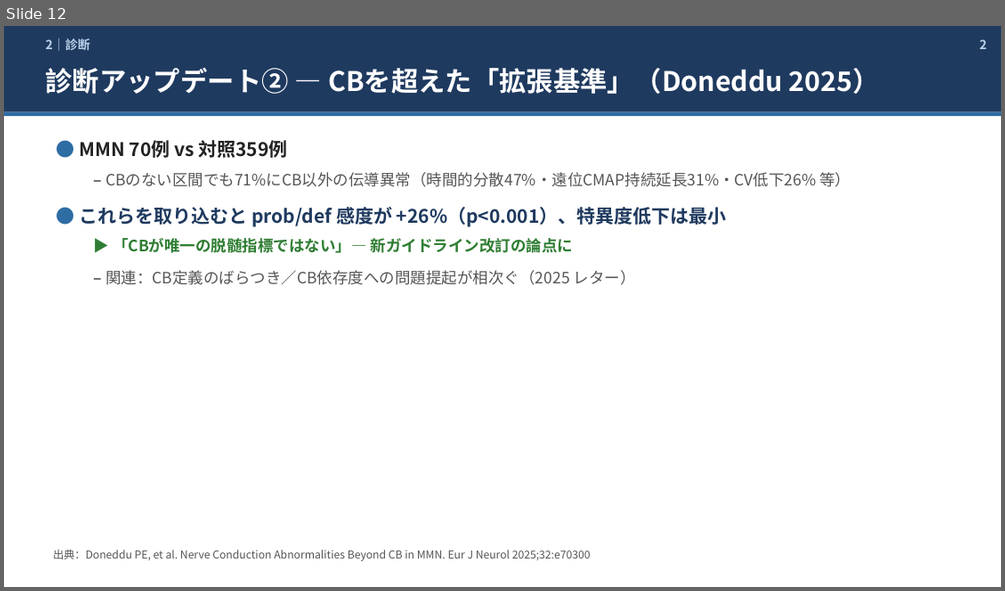
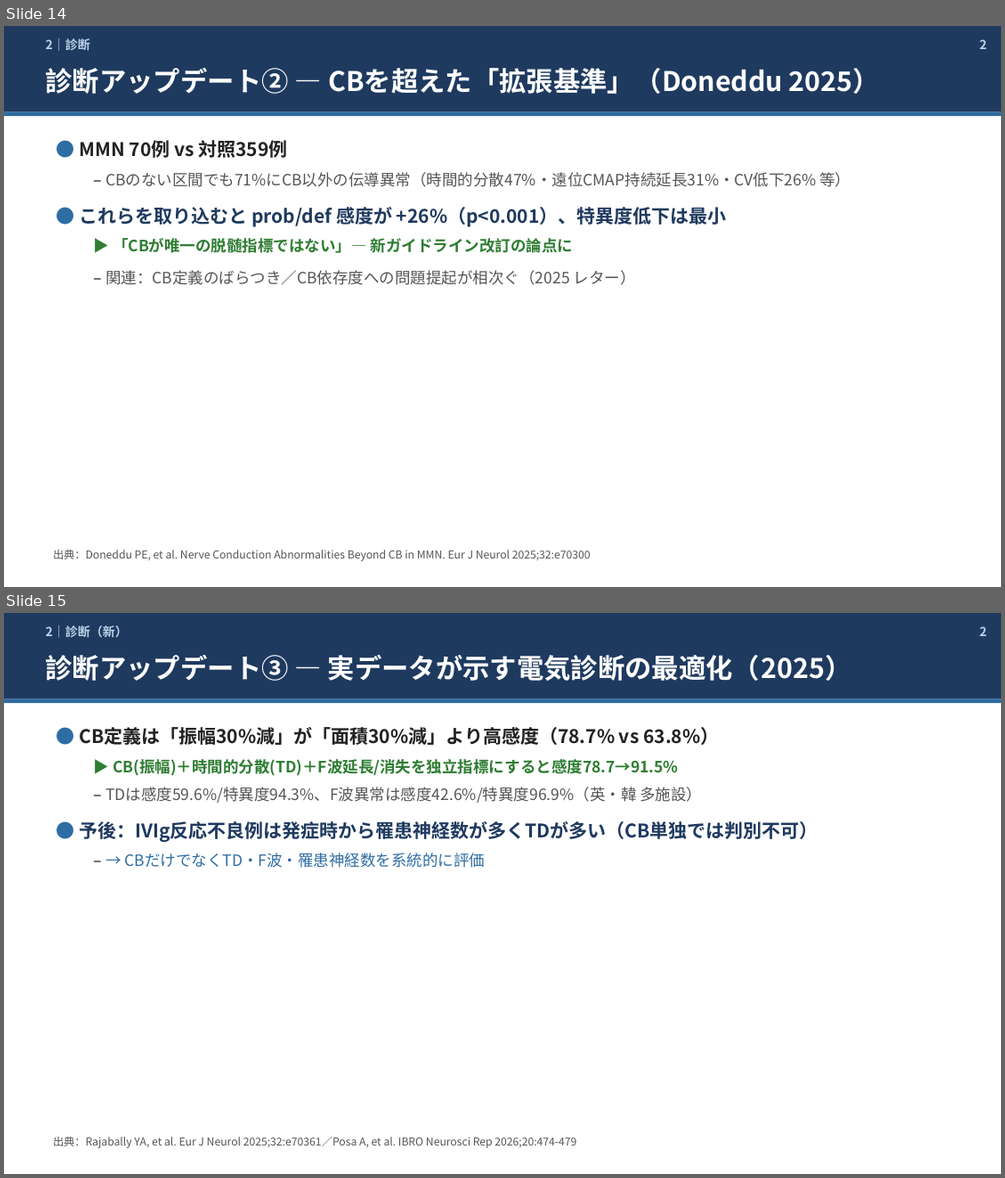
Before and after one commit to HIN0209/MMN_takeda2026, a slide deck: MMN_update_2026_skeleton_ja.pptx. Shown one above the other, each under a label of ours: slide 12 before the commit, slides 14 and 15 after it. The pictures are 1005x591 and 1005x1178 pixels, drawn with LibreOffice and Linux fonts; fonts in the diff are those of the drawing. Boxes give left, top, right and bottom in pixels: in the first picture for what was removed or moved away, otherwise in the second. Text is boxed around its words. In the diff, an @@ line names an element or a change of style, - is before the commit and + after.

```diff
--- a/MMN_update_2026_skeleton_ja.pptx
+++ b/MMN_update_2026_skeleton_ja.pptx
@@ slide 15 added at bbox=[4, 613, 1001, 1174], background #FFFFFF @@
@@ rectangle added at bbox=[4, 613, 1001, 699], fill #1F3A5F @@
@@ text added at bbox=[46, 625, 128, 638], 12 pt, text #BBD3EA, bold @@
+2｜診断（新）
@@ text added at bbox=[979, 626, 987, 636], 12 pt, text #BBD3EA, bold @@
+2
@@ text added at bbox=[46, 655, 852, 681], 26 pt, text #FFFFFF, bold @@
+診断アップデート③ — 実データが示す電気診断の最適化（2025）
@@ rectangle added at bbox=[4, 699, 1001, 704], fill #2E6DA4 @@
@@ text added at bbox=[79, 727, 818, 868], 15 pt, text #555555, bold @@
+● CB定義は「振幅30%減」が「面積30%減」より高感度（78.7% vs 63.8%）
+  ▶ CB(振幅)＋時間的分散(TD)＋F波延長/消失を独立指標にすると感度78.7→91.5%
+  – TDは感度59.6%/特異度94.3%、F波異常は感度42.6%/特異度96.9%（英・韓 多施設）
+● 予後：IVIg反応不良例は発症時から罹患神経数が多くTDが多い（CB単独では判別不可）
+  – → CBだけでなくTD・F波・罹患神経数を系統的に評価
@@ text added at bbox=[53, 1135, 576, 1148], 10.5 pt, text #555555 @@
+出典：Rajabally YA, et al. Eur J Neurol 2025;32:e70361／Posa A, et al. IBRO Neurosci Rep 2026;20:474-479
@@ what was slide 12 is now slide 14 @@
```
Also in this commit, not shown: 8 other slides added, 2 other files.
